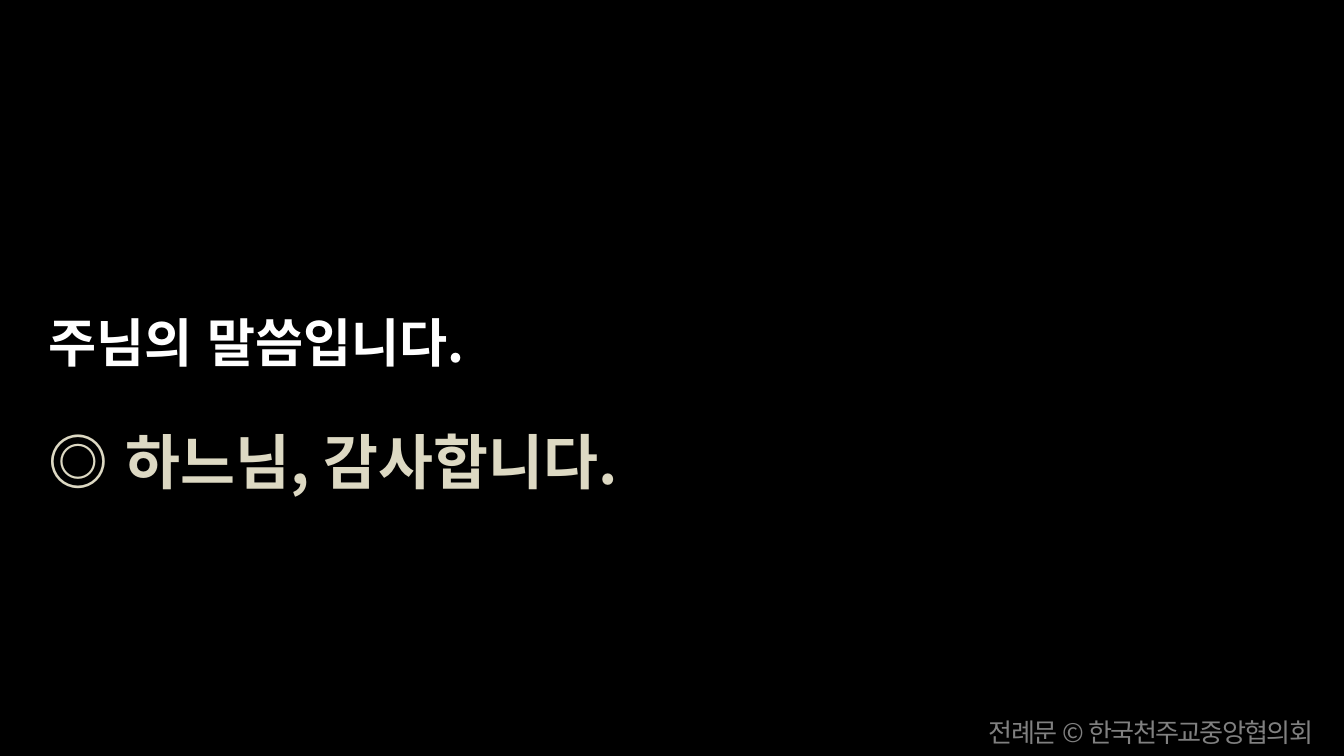
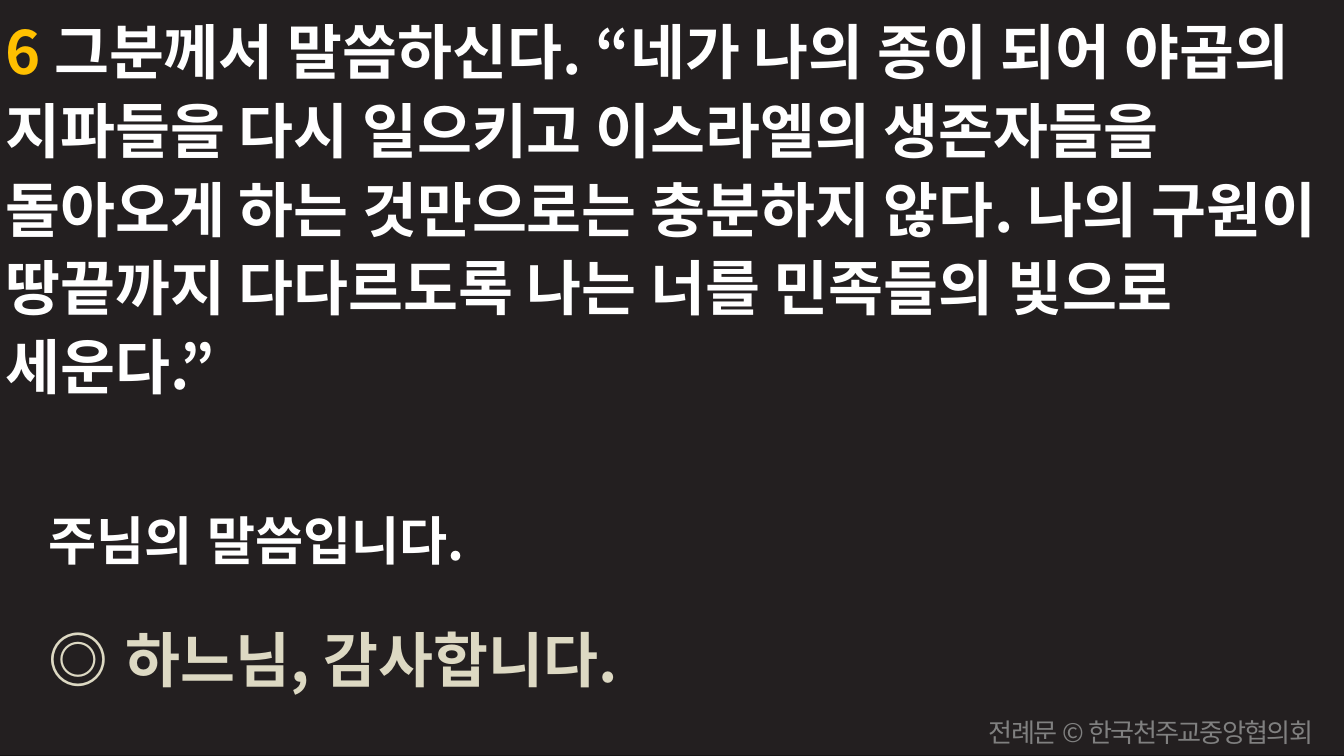
Before and after one commit to scottpark/missa_ppt, a slide deck: slide 22 of 20260624/20260624_성 요한 세례자 탄생 대축일.pptx. Drawn at 1344x756 pixels with LibreOffice and Linux fonts; fonts in the diff are those of the drawing. Boxes give left, top, right and bottom in pixels: in the first picture for what was removed or moved away, otherwise in the second. Text is boxed around its words. In the diff, an @@ line names an element or a change of style, - is before the commit and + after.

```diff
--- a/20260624/20260624_성 요한 세례자 탄생 대축일.pptx
+++ b/20260624/20260624_성 요한 세례자 탄생 대축일.pptx
@@ freeform shape added at (0,0,1344,755), fill #231F20 @@
@@ text added at (5,24,1316,395), 32 pt, text #FFFFFF, bold @@
+6 그분께서 말씀하신다. “네가 나의 종이 되어 야곱의 지파들을 다시 일으키고 이스라엘의 생존자들을 돌아오게 하는 것만으로는 충분하지 않다. 나의 구원이 땅끝까지 다다르도록 나는 너를 민족들의 빛으로 세운다.”
@@ text "주님의 말씀입니다.": place and size @@
-text "주님의 말씀입니다." at (49,318,619,497)
+text "주님의 말씀입니다." at (49,516,619,695)
```
Also in this commit, not shown: 5 other slides changed, 9 other files.
